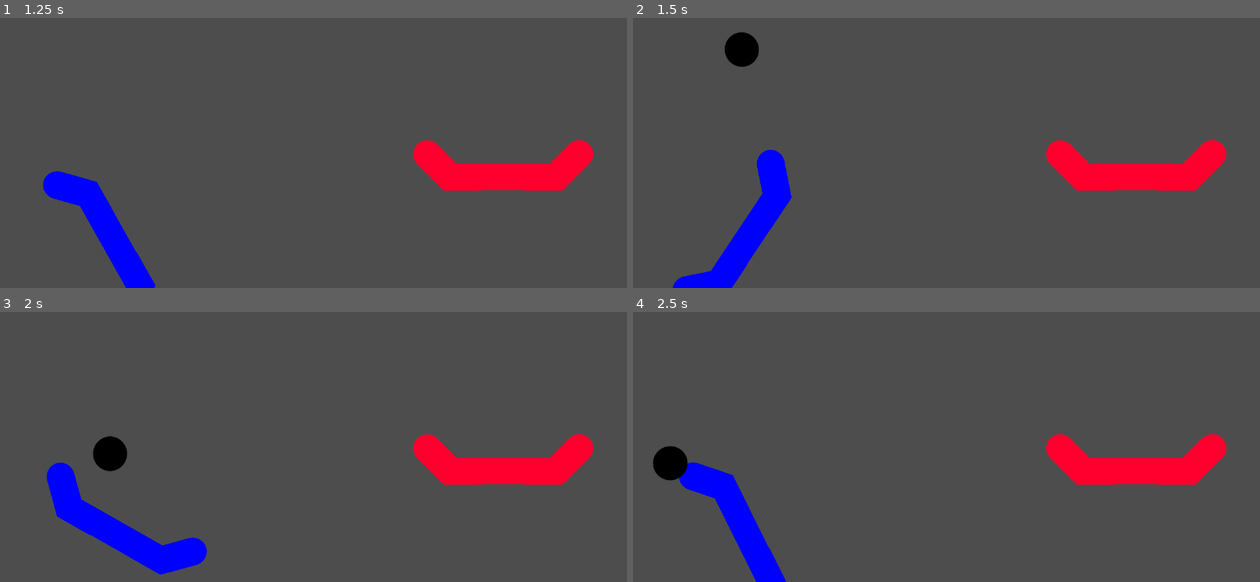
Above: before the commit, frames 1-4 (two rows, left to right).
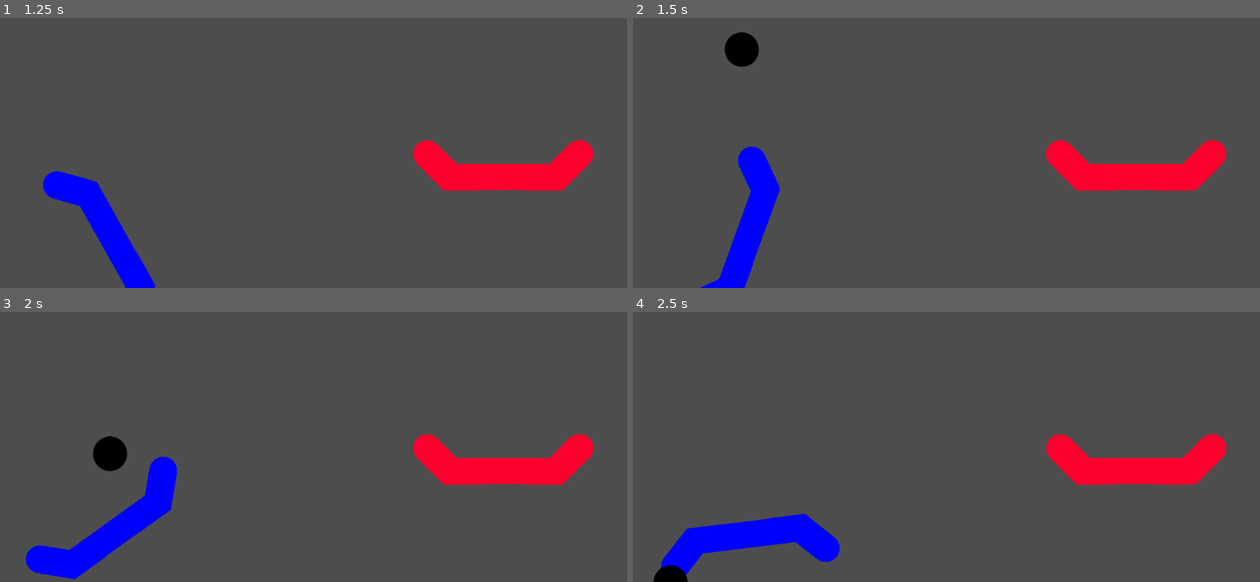
Above: after the commit, the same moments.

Repository: Veretto-Val/Balance-Beam
Game: Godot game, scene res://Scenes/level_one.tscn
The game is run twice, just before and just after one commit, with the same random seed, the same clock (stepped at 60 frames per second) and the same inputs.
Inputs:
- Up to frame 1 (1.25 s): tap Enter (ui_accept) at 0.5, 0.77 s; hold D (Blue Right) from 0.53 s (still down); hold Shift (Strong) from 0.53 s (still down)
- Up to frame 2 (1.5 s): keep holding D (Blue Right); release Shift (Strong) at 1.28 s; tap Shift (Strong) at 1.35 s
- Up to frame 3 (2 s): keep holding D (Blue Right); tap Enter (ui_accept) at 1.52 s
- Up to frame 4 (2.5 s): release D (Blue Right) at 2.03 s; hold A (Blue Left) from 2.03 s (still down); hold Shift (Strong) from 2.03 s (still down)

Frame 1 is identical in both runs. In frame 2, 1.9% of the frame differs, in the area x 6-26%, y 47-100%; in frame 3, 5.4%, in the area x 4-34%, y 53-100%; in frame 4, 5.3%.

Commit message:
Pinball Paddles

Diff:
--- /dev/null
+++ b/PinballPaddleBlue.gd
@@ -0,0 +1,37 @@
+extends CharacterBody2D
+
+var flipped = false
+var goSlow = false
+var goFast = false
+
+var speed = 0
+var targetRadians
+var startRadians
+
+func _ready():
+	startRadians = rotation
+	targetRadians = rotation - 1
+
+func _process(delta):
+	if rotation == targetRadians:
+		flipped = true
+		goFast = false
+		goSlow = false
+	elif rotation == startRadians:
+		flipped = false
+
+	if ((Input.is_action_pressed("Blue Left") or Input.is_action_pressed("Blue Right"))
+	and (!goFast and !goSlow)):
+		if Input.is_action_pressed("Strong"):
+			goFast = true
+			speed = 0.1
+		else:
+			goSlow = true
+			speed = 0.05
+		flipped = false
+
+	if goSlow or goFast:
+		rotation = move_toward(rotation, targetRadians, speed)
+
+	if flipped:
+		rotation = move_toward(rotation, startRadians, 0.03)
--- /dev/null
+++ b/Prefabs/pinball_paddle_blue.tscn
@@ -0,0 +1,14 @@
+[gd_scene load_steps=3 format=3 uid="uid://cnhg6t14fdy32"]
+
+[ext_resource type="Script" path="res://PinballPaddleBlue.gd" id="1_rpym5"]
+[ext_resource type="Texture2D" uid="uid://bjfkmkgfdhr51" path="res://Assets/PinballPaddleBlue.png" id="2_hur4v"]
+
+[node name="PinballPaddleBlue" type="CharacterBody2D"]
+script = ExtResource("1_rpym5")
+
+[node name="Sprite2D" type="Sprite2D" parent="."]
+position = Vector2(497, 105)
+texture = ExtResource("2_hur4v")
+
+[node name="CollisionPolygon2D" type="CollisionPolygon2D" parent="."]
+polygon = PackedVector2Array(-27, -1, -15, -32, 3, -52, 28, -67, 54, -76, 87, -77, 99, -74, 508, 78, 509, 84, 509, 90, 504, 91, 58, 92, 41, 88, 25, 82, 12, 74, -2, 64, -13, 50, -20, 37, -25, 21)
--- /dev/null
+++ b/Prefabs/pinball_paddle_red.gd
@@ -0,0 +1,40 @@
+extends CharacterBody2D
+
+var flipped = false
+var goSlow = false
+var goFast = false
+
+var speed = 0
+var targetRadians
+var startRadians
+
+func round_to_dec(num, digit):
+	return round(num * pow(10.0, digit)) / pow(10.0, digit)
+
+func _ready():
+	startRadians = rotation
+	targetRadians = rotation + 1
+
+func _process(delta):
+	if is_equal_approx(rotation, targetRadians):
+		flipped = true
+		goFast = false
+		goSlow = false
+	elif is_equal_approx(rotation, startRadians):
+		flipped = false
+
+	if ((Input.is_action_pressed("Red Left") or Input.is_action_pressed("Red Right"))
+	and (!goFast and !goSlow)):
+		if Input.is_action_pressed("Strong"):
+			goFast = true
+			speed = 0.1
+		else:
+			goSlow = true
+			speed = 0.05
+		flipped = false
+
+	if goSlow or goFast:
+		rotation = move_toward(rotation, targetRadians, speed)
+
+	if flipped:
+		rotation = move_toward(rotation, startRadians, 0.03)
--- /dev/null
+++ b/Prefabs/pinball_paddle_red.tscn
@@ -0,0 +1,16 @@
+[gd_scene format=3 uid="uid://b4n6ogutigx1e"]
+
+[ext_resource type="Script" uid="uid://cdcguwrtt6fdf" path="res://Prefabs/pinball_paddle_red.gd" id="1_ayws2"]
+[ext_resource type="Texture2D" uid="uid://bp6b5quc25ser" path="res://Assets/PinballPaddleRed.png" id="2_0dhrk"]
+
+[node name="PinballPaddleBlue" type="CharacterBody2D" unique_id=1103801459]
+rotation = -0.359538
+scale = Vector2(-1, -1)
+script = ExtResource("1_ayws2")
+
+[node name="Sprite2D" type="Sprite2D" parent="." unique_id=1717230751]
+position = Vector2(497, 105)
+texture = ExtResource("2_0dhrk")
+
+[node name="CollisionPolygon2D" type="CollisionPolygon2D" parent="." unique_id=946282026]
+polygon = PackedVector2Array(-27, -1, -15, -32, 3, -52, 28, -67, 54, -76, 87, -77, 99, -74, 508, 78, 509, 84, 509, 90, 504, 91, 58, 92, 41, 88, 25, 82, 12, 74, -2, 64, -13, 50, -20, 37, -25, 21)
--- a/Scenes/Balance Beam Blue.gd
+++ b/Scenes/Balance Beam Blue.gd
@@ -12,9 +12,9 @@
 		if strong:
 			rotate(-0.1)
 		else:
-			rotate(-0.05)
+			rotate(-0.02)
 	if Input.is_action_pressed("Blue Right"):
 		if strong:
 			rotate(0.1)
 		else:
-			rotate(0.05)
+			rotate(0.02)
--- a/Scenes/Camera2D.gd
+++ b/Scenes/Camera2D.gd
@@ -33,6 +33,7 @@
 
 
 func _on_checkpoint_move_to(x, y, z):
+	print(x)
 	targetX = x
 	targetY = y
 	zoom.x = z
--- a/Scenes/level_one.tscn
+++ b/Scenes/level_one.tscn
@@ -1,36 +1,38 @@
-[gd_scene load_steps=12 format=3 uid="uid://blpwp35s66g3e"]
+[gd_scene format=3 uid="uid://blpwp35s66g3e"]
 
 [ext_resource type="PackedScene" uid="uid://b8i1pshh4v0o" path="res://Prefabs/balance_beam_blue.tscn" id="1_xb256"]
 [ext_resource type="PackedScene" uid="uid://dkntxiqy4o61a" path="res://Prefabs/ball.tscn" id="2_0n17p"]
 [ext_resource type="PackedScene" uid="uid://cw0ep4dya3wh3" path="res://Prefabs/balance_beam_red.tscn" id="3_5ib5a"]
-[ext_resource type="Script" path="res://Scripts/balance_beam_red.gd" id="4_w8xq5"]
-[ext_resource type="Script" path="res://Prefabs/ball.gd" id="5_67g8j"]
-[ext_resource type="Script" path="res://Scenes/Checkpoint.gd" id="5_b7lts"]
-[ext_resource type="Script" path="res://Scenes/Camera2D.gd" id="5_xm6yu"]
+[ext_resource type="Script" uid="uid://dih6av47aswwr" path="res://Scripts/balance_beam_red.gd" id="4_w8xq5"]
+[ext_resource type="Script" uid="uid://drc61yauivmst" path="res://Prefabs/ball.gd" id="5_67g8j"]
+[ext_resource type="Script" uid="uid://gc4soqj3hnrj" path="res://Scenes/Checkpoint.gd" id="5_b7lts"]
+[ext_resource type="Script" uid="uid://cg4gl2ybhvx41" path="res://Scenes/Camera2D.gd" id="5_xm6yu"]
 [ext_resource type="PackedScene" uid="uid://b65hpmj5ltkel" path="res://Prefabs/checkpoint.tscn" id="7_o1635"]
-[ext_resource type="Script" path="res://Scenes/Death Border.gd" id="8_m2lfp"]
+[ext_resource type="Script" uid="uid://ck1eogdj7xb1c" path="res://Scenes/Death Border.gd" id="8_m2lfp"]
+[ext_resource type="PackedScene" uid="uid://cnhg6t14fdy32" path="res://Prefabs/pinball_paddle_blue.tscn" id="10_166gr"]
+[ext_resource type="PackedScene" uid="uid://b4n6ogutigx1e" path="res://Prefabs/pinball_paddle_red.tscn" id="11_212ee"]
 
 [sub_resource type="RectangleShape2D" id="RectangleShape2D_n7jyx"]
 
 [sub_resource type="WorldBoundaryShape2D" id="WorldBoundaryShape2D_a416q"]
 distance = -832.0
 
-[node name="Level One" type="Node2D"]
+[node name="Level One" type="Node2D" unique_id=1960566302]
 
-[node name="Balance Beam Blue" parent="." instance=ExtResource("1_xb256")]
+[node name="Balance Beam Blue" parent="." unique_id=318988181 instance=ExtResource("1_xb256")]
 position = Vector2(210, 566)
 
-[node name="Balance Beam Red" parent="." instance=ExtResource("3_5ib5a")]
+[node name="Balance Beam Red" parent="." unique_id=34469202 instance=ExtResource("3_5ib5a")]
 position = Vector2(923, 451)
 script = ExtResource("4_w8xq5")
 
-[node name="Ball" parent="." instance=ExtResource("2_0n17p")]
+[node name="Ball" parent="." unique_id=1703225557 instance=ExtResource("2_0n17p")]
 position = Vector2(200, 200)
 collision_layer = 3
 collision_mask = 3
 script = ExtResource("5_67g8j")
 
-[node name="Camera2D" type="Camera2D" parent="."]
+[node name="Camera2D" type="Camera2D" parent="." unique_id=1272839861]
 position = Vector2(574.01, 329.757)
 rotation = 0.0152427
 scale = Vector2(0.921019, 0.939469)
@@ -38,7 +40,7 @@
 rotation_smoothing_speed = 0.0
 script = ExtResource("5_xm6yu")
 
-[node name="Checkpoint" type="Area2D" parent="."]
+[node name="Checkpoint" type="Area2D" parent="." unique_id=640359366]
 position = Vector2(728, 329)
 scale = Vector2(-0.0481145, 456.27)
 collision_layer = 2
@@ -48,20 +50,20 @@
 y = 329.0
 zoom = 1.0
 
-[node name="CollisionShape2D" type="CollisionShape2D" parent="Checkpoint"]
+[node name="CollisionShape2D" type="CollisionShape2D" parent="Checkpoint" unique_id=1104641104]
 position = Vector2(-241.82, -0.41163)
 scale = Vector2(-29.0774, 1)
 shape = SubResource("RectangleShape2D_n7jyx")
 
-[node name="Balance Beam Blue2" parent="." instance=ExtResource("1_xb256")]
+[node name="Balance Beam Blue2" parent="." unique_id=414552681 instance=ExtResource("1_xb256")]
 position = Vector2(1670, 385)
 
-[node name="Checkpoint2" parent="." instance=ExtResource("7_o1635")]
+[node name="Checkpoint2" parent="." unique_id=49180388 instance=ExtResource("7_o1635")]
 position = Vector2(1385, 226)
-x = 1500.0
+x = 2250.0
 y = 226.0
 
-[node name="Checkpoint3" type="Area2D" parent="."]
+[node name="Checkpoint3" type="Area2D" parent="." unique_id=2020884459]
 position = Vector2(1142, 332)
 scale = Vector2(-0.0481145, 456.27)
 collision_layer = 2
@@ -71,16 +73,26 @@
 y = 329.0
 zoom = 1.0
 
-[node name="CollisionShape2D" type="CollisionShape2D" parent="Checkpoint3"]
+[node name="CollisionShape2D" type="CollisionShape2D" parent="Checkpoint3" unique_id=1036824827]
 position = Vector2(-241.82, -0.41163)
 scale = Vector2(-29.0774, 1)
 shape = SubResource("RectangleShape2D_n7jyx")
 
-[node name="Death Border" type="Area2D" parent="."]
+[node name="Death Border" type="Area2D" parent="." unique_id=140758277]
 script = ExtResource("8_m2lfp")
 
-[node name="CollisionShape2D" type="CollisionShape2D" parent="Death Border"]
+[node name="CollisionShape2D" type="CollisionShape2D" parent="Death Border" unique_id=846899459]
 shape = SubResource("WorldBoundaryShape2D_a416q")
+
+[node name="PinballPaddleBlue" parent="." unique_id=319224431 instance=ExtResource("10_166gr")]
+position = Vector2(1976, 458.99994)
+rotation = 0.837758
+scale = Vector2(0.5, 0.5)
+
+[node name="PinballPaddleRed" parent="." unique_id=966060904 instance=ExtResource("11_212ee")]
+position = Vector2(2621, 316)
+rotation = -0.62831855
+scale = Vector2(-0.5, -0.5)
 
 [connection signal="body_entered" from="Checkpoint" to="Checkpoint" method="_on_body_entered"]
 [connection signal="move_to" from="Checkpoint" to="Camera2D" method="_on_checkpoint_move_to"]
--- a/Scripts/balance_beam_red.gd
+++ b/Scripts/balance_beam_red.gd
@@ -12,9 +12,9 @@
 		if strong:
 			rotate(-0.1)
 		else:
-			rotate(-0.05)
+			rotate(-0.02)
 	if Input.is_action_pressed("Red Right"):
 		if strong:
 			rotate(0.1)
 		else:
-			rotate(0.05)
+			rotate(0.02)
--- a/project.godot
+++ b/project.godot
@@ -8,37 +8,41 @@
 
 config_version=5
 
+[animation]
+
+compatibility/default_parent_skeleton_in_mesh_instance_3d=true
+
 [application]
 
 config/name="Balance Beam"
 run/main_scene="res://Scenes/level_one.tscn"
-config/features=PackedStringArray("4.2", "Forward Plus")
+config/features=PackedStringArray("4.7", "Forward Plus")
 config/icon="res://Assets/icon.svg"
 
 [input]
 
 "Blue Left"={
 "deadzone": 0.5,
-"events": [null, Object(InputEventKey,"resource_local_to_sce …(175 unchanged characters)… _keycode":65,"key_label":0,"unicode":0,"echo":false,"script":null)
+"events": [null, Object(InputEventKey,"resource_local_to_sce …(175 unchanged characters)… _keycode":65,"key_label":0,"unicode":0,"location":0,"echo":false,"script":null)
 ]
 }
 "Blue Right"={
 "deadzone": 0.5,
-"events": [Object(InputEventKey,"resource_local_to_scene":fa …(172 unchanged characters)… eycode":68,"key_label":0,"unicode":100,"echo":false,"script":null)
+"events": [Object(InputEventKey,"resource_local_to_scene":fa …(172 unchanged characters)… eycode":68,"key_label":0,"unicode":100,"location":0,"echo":false,"script":null)
 ]
 }
 "Red Left"={
 "deadzone": 0.5,
-"events": [Object(InputEventKey,"resource_local_to_scene":fa …(175 unchanged characters)… ode":4194319,"key_label":0,"unicode":0,"echo":false,"script":null)
+"events": [Object(InputEventKey,"resource_local_to_scene":fa …(175 unchanged characters)… ode":4194319,"key_label":0,"unicode":0,"location":0,"echo":false,"script":null)
 ]
 }
 "Red Right"={
 "deadzone": 0.5,
-"events": [Object(InputEventKey,"resource_local_to_scene":fa …(175 unchanged characters)… ode":4194321,"key_label":0,"unicode":0,"echo":false,"script":null)
+"events": [Object(InputEventKey,"resource_local_to_scene":fa …(175 unchanged characters)… ode":4194321,"key_label":0,"unicode":0,"location":0,"echo":false,"script":null)
 ]
 }
 Strong={
 "deadzone": 0.5,
-"events": [Object(InputEventKey,"resource_local_to_scene":fa …(175 unchanged characters)… ode":4194325,"key_label":0,"unicode":0,"echo":false,"script":null)
+"events": [Object(InputEventKey,"resource_local_to_scene":fa …(175 unchanged characters)… ode":4194325,"key_label":0,"unicode":0,"location":0,"echo":false,"script":null)
 ]
 }
Binary file added: Assets/PinballPaddleBlue.png
Not shown, added: Assets/PinballPaddleBlue.png.import
Binary file added: Assets/PinballPaddleRed.png
Not shown, added: Assets/PinballPaddleRed.png.import
Not shown, added: PinballPaddleBlue.gd.uid
Not shown, added: Prefabs/ball.gd.uid
Not shown, added: Prefabs/pinball_paddle_red.gd.uid
Not shown, added: Scenes/Balance Beam Blue.gd.uid
Not shown, added: Scenes/Balance Beam Left.gd.uid
Not shown, added: Scenes/Camera2D.gd.uid
Not shown, added: Scenes/CharacterBody2D.gd.uid
Not shown, added: Scenes/Checkpoint.gd.uid
(and 4 more such lines)
